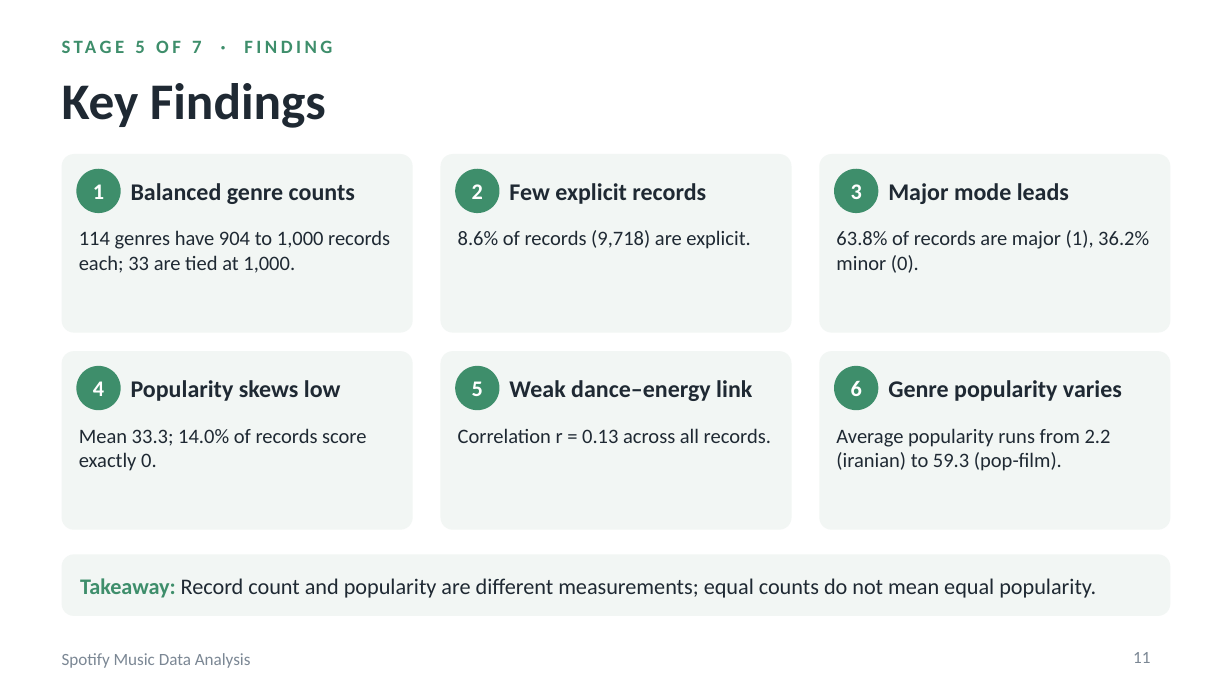
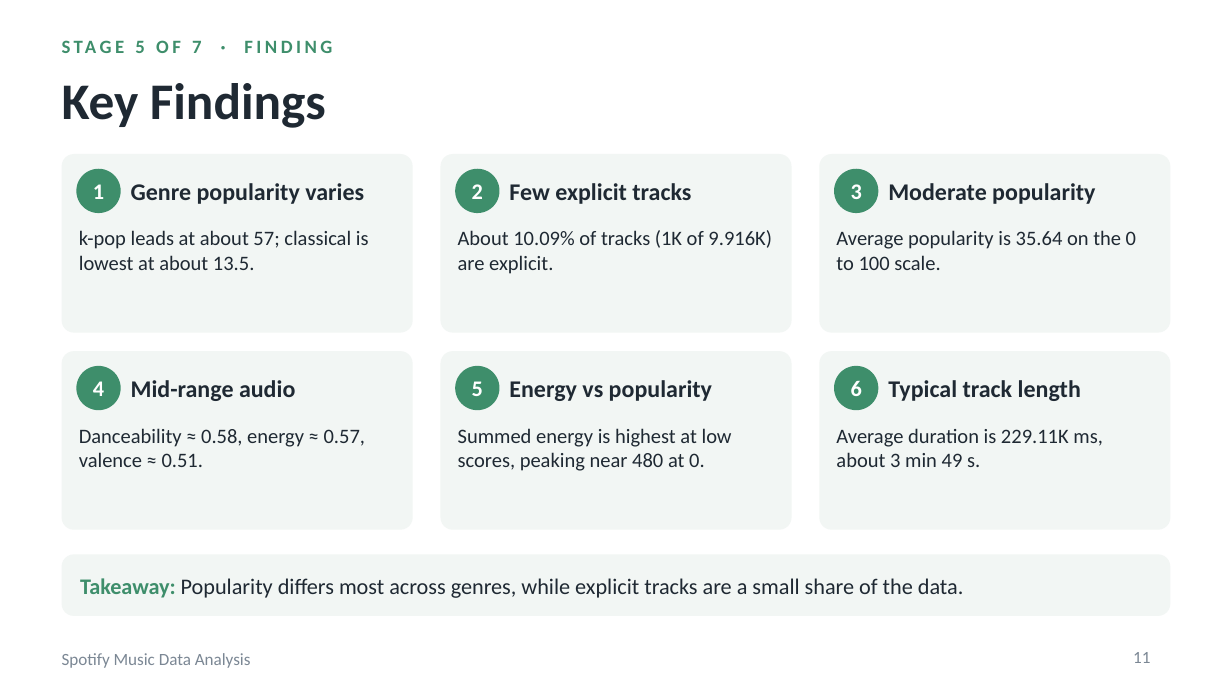
Before and after one commit to chaitrik-pathak/DAV_240840116101, a slide deck: slide 11 of Spotify_Music_Data_Analysis.pptx. Drawn at 1232x693 pixels with LibreOffice and Linux fonts; fonts in the diff are those of the drawing. Boxes give left, top, right and bottom in pixels: in the first picture for what was removed or moved away, otherwise in the second. Text is boxed around its words. In the diff, an @@ line names an element or a change of style, - is before the commit and + after.

```diff
--- a/Spotify_Music_Data_Analysis.pptx
+++ b/Spotify_Music_Data_Analysis.pptx
@@ text at <box>131,183,364,204</box>: text changed @@
-Balanced genre counts
+Genre popularity varies
@@ text at <box>509,183,691,204</box>: text changed @@
-Few explicit records
+Few explicit tracks
@@ text at <box>888,183,1095,204</box>: text changed @@
-Major mode leads
+Moderate popularity
@@ text at <box>79,230,369,270</box>: text changed @@
-114 genres have 904 to 1,000 records each; 33 are tied at 1,000.
+k-pop leads at about 57; classical is lowest at about 13.5.
@@ text at <box>458,230,772,274</box>: text changed @@
-8.6% of records (9,718) are explicit.
+About 10.09% of tracks (1K of 9.916K) are explicit.
@@ text at <box>836,230,1136,270</box>: text changed @@
-63.8% of records are major (1), 36.2% minor (0).
+Average popularity is 35.64 on the 0 to 100 scale.
@@ text at <box>131,380,295,401</box>: text changed @@
-Popularity skews low
+Mid-range audio
@@ text at <box>509,380,712,401</box>: text changed @@
-Weak dance–energy link
+Energy vs popularity
@@ text at <box>888,380,1081,401</box>: text changed @@
-Genre popularity varies
+Typical track length
@@ text at <box>79,428,365,467</box>: text changed @@
-Mean 33.3; 14.0% of records score exactly 0.
+Danceability ≈ 0.58, energy ≈ 0.57, valence ≈ 0.51.
@@ text at <box>458,428,732,471</box>: text changed @@
-Correlation r = 0.13 across all records.
+Summed energy is highest at low scores, peaking near 480 at 0.
@@ text at <box>836,428,1102,467</box>: text changed @@
-Average popularity runs from 2.2 (iranian) to 59.3 (pop-film).
+Average duration is 229.11K ms, about 3 min 49 s.
@@ text at <box>80,578,964,598</box>: text changed @@
-Takeaway: Record count and popularity are different measurements; equal counts do not mean equal popularity.
+Takeaway: Popularity differs most across genres, while explicit tracks are a small share of the data.
```
Also in this commit, not shown: 13 other slides changed.
